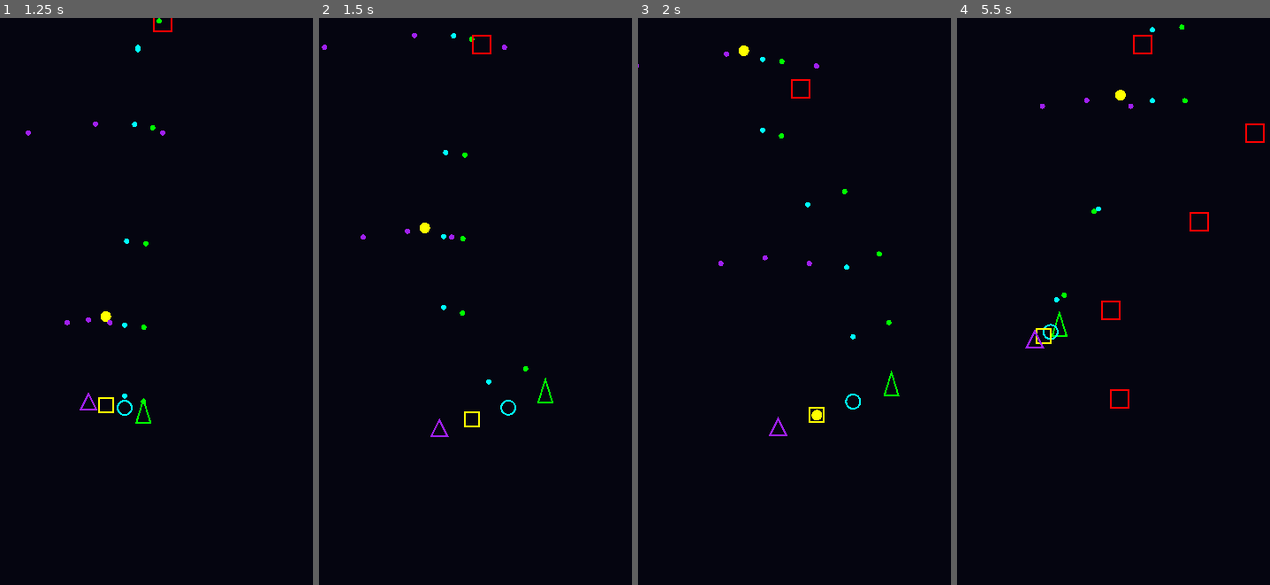
Above: before the commit, frames 1-4 (left to right).
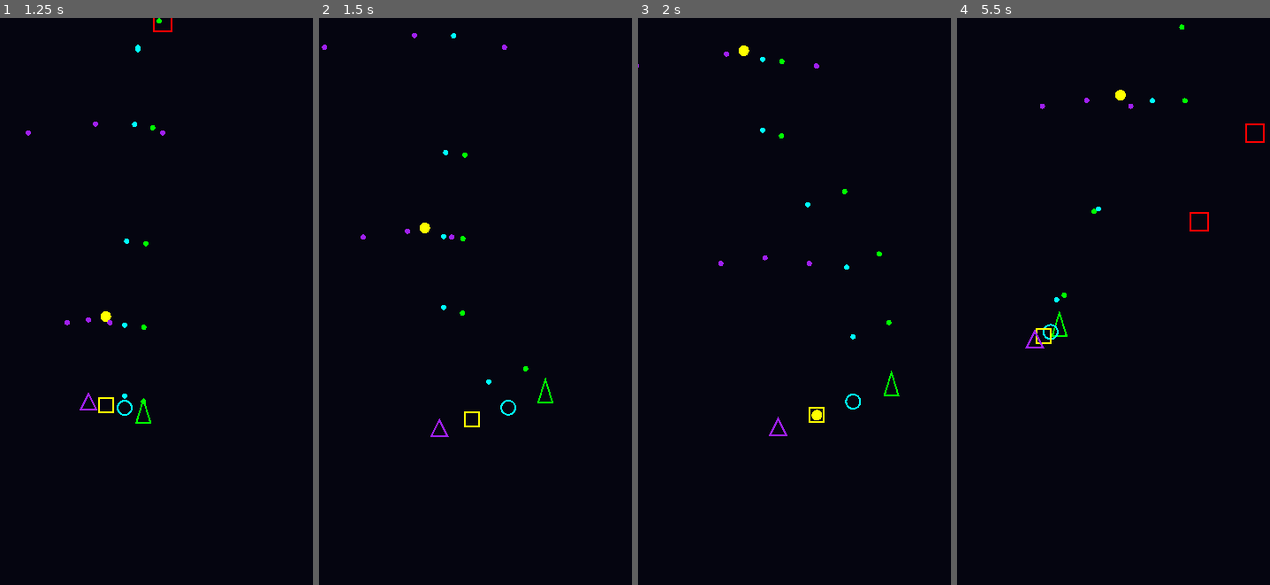
Above: after the commit, the same moments.

Repository: PPG11/NeonFormation
Game: Godot game, scene res://scenes/Main.tscn
The game is run twice, just before and just after one commit, with the same random seed, the same clock (stepped at 60 frames per second) and the same inputs.
Inputs (mouse positions are in pixels of both pictures, inside the frame that each line leads up to):
- Up to frame 1 (1.25 s): move the mouse to (143, 414) at 0.52 s
- Up to frame 2 (1.5 s): move the mouse to (572, 386) at 1.27 s
- Up to frame 3 (2 s): no input
- Up to frame 4 (5.5 s): move the mouse to (1019, 216) at 2.02 s; move the mouse to (1132, 301) at 2.77 s; move the mouse to (1069, 159) at 3.52 s; move the mouse to (1185, 273) at 4.27 s; move the mouse to (1054, 329) at 5.02 s

Frame 1 is identical in both runs. In frame 2, less than 0.1% of the frame differs, in the area x 48-56%, y 2-7%; in frame 3, less than 0.1%; in frame 4, 0.2%, in the area x 46-64%, y 1-69%.

Commit message:
feat(entities): refactor Bullet, Enemy, Player, and SnakeBody to use Area2D with collision shapes; enhance collision detection and monitoring

Diff:
--- a/scenes/entities/Bullet.tscn
+++ b/scenes/entities/Bullet.tscn
@@ -2,5 +2,13 @@
 
 [ext_resource type="Script" path="res://scripts/entities/Bullet.gd" id="1"]
 
+[sub_resource type="CircleShape2D" id="CircleShape2D_1"]
+radius = 3.0
+
 [node name="Bullet" type="Area2D"]
 script = ExtResource("1")
+collision_layer = 1
+collision_mask = 1
+
+[node name="CollisionShape2D" type="CollisionShape2D" parent="."]
+shape = SubResource("CircleShape2D_1")
--- a/scenes/entities/Enemy.tscn
+++ b/scenes/entities/Enemy.tscn
@@ -2,5 +2,13 @@
 
 [ext_resource type="Script" path="res://scripts/entities/Enemy.gd" id="1"]
 
+[sub_resource type="RectangleShape2D" id="RectangleShape2D_1"]
+size = Vector2(20, 20)
+
 [node name="Enemy" type="Area2D"]
 script = ExtResource("1")
+collision_layer = 1
+collision_mask = 1
+
+[node name="CollisionShape2D" type="CollisionShape2D" parent="."]
+shape = SubResource("RectangleShape2D_1")
--- a/scenes/entities/Player.tscn
+++ b/scenes/entities/Player.tscn
@@ -2,5 +2,13 @@
 
 [ext_resource type="Script" path="res://scripts/entities/Player.gd" id="1"]
 
+[sub_resource type="CircleShape2D" id="CircleShape2D_1"]
+radius = 10.0
+
 [node name="Player" type="CharacterBody2D"]
 script = ExtResource("1")
+collision_layer = 1
+collision_mask = 1
+
+[node name="CollisionShape2D" type="CollisionShape2D" parent="."]
+shape = SubResource("CircleShape2D_1")
--- a/scenes/entities/SnakeBody.tscn
+++ b/scenes/entities/SnakeBody.tscn
@@ -2,5 +2,13 @@
 
 [ext_resource type="Script" path="res://scripts/entities/SnakeBody.gd" id="1"]
 
-[node name="SnakeBody" type="Node2D"]
+[sub_resource type="CircleShape2D" id="CircleShape2D_1"]
+radius = 8.0
+
+[node name="SnakeBody" type="Area2D"]
 script = ExtResource("1")
+collision_layer = 1
+collision_mask = 1
+
+[node name="CollisionShape2D" type="CollisionShape2D" parent="."]
+shape = SubResource("CircleShape2D_1")
--- a/scripts/entities/Bullet.gd
+++ b/scripts/entities/Bullet.gd
@@ -5,8 +5,8 @@
 @export var damage: int = 10
 
 func _ready() -> void:
+	monitoring = true
 	area_entered.connect(_on_area_entered)
-	body_entered.connect(_on_body_entered)
 
 func _process(delta: float) -> void:
 	var dir := Vector2.UP.rotated(rotation)
@@ -16,11 +16,6 @@
 	draw_circle(Vector2.ZERO, 3.0, color)
 
 func _on_area_entered(area: Area2D) -> void:
-	if area.is_in_group("enemy") and area.has_method("take_damage"):
+	if area.has_method("take_damage"):
 		area.call("take_damage", damage)
 		queue_free()
-
-func _on_body_entered(body: Node) -> void:
-	if body.is_in_group("enemy") and body.has_method("take_damage"):
-		body.call("take_damage", damage)
-		queue_free()
--- a/scripts/entities/Enemy.gd
+++ b/scripts/entities/Enemy.gd
@@ -5,9 +5,11 @@
 
 var current_hp: int
 var _base_modulate: Color
+const SnakeBodyScript: Script = preload("res://scripts/entities/SnakeBody.gd")
 
 func _ready() -> void:
 	add_to_group("enemy")
+	monitoring = true
 	current_hp = max_hp
 	_base_modulate = modulate
 	var notifier := get_node_or_null("VisibleOnScreenNotifier2D") as VisibleOnScreenNotifier2D
@@ -15,6 +17,8 @@
 		notifier = VisibleOnScreenNotifier2D.new()
 		add_child(notifier)
 	notifier.screen_exited.connect(_on_screen_exited)
+	body_entered.connect(_on_body_entered)
+	area_entered.connect(_on_area_entered)
 
 func _process(delta: float) -> void:
 	global_position += Vector2.DOWN * speed * delta
@@ -27,6 +31,16 @@
 func _on_screen_exited() -> void:
 	queue_free()
 
+func _on_body_entered(body: Node) -> void:
+	if body is CharacterBody2D and body.has_method("die"):
+		body.call("die")
+		queue_free()
+
+func _on_area_entered(area: Area2D) -> void:
+	if area != null and area.get_script() == SnakeBodyScript:
+		area.queue_free()
+		queue_free()
+
 func take_damage(amount: int) -> void:
 	current_hp -= amount
 	modulate = Color.RED
--- a/scripts/entities/Player.gd
+++ b/scripts/entities/Player.gd
@@ -30,6 +30,10 @@
 	var points: PackedVector2Array = [p1, p2, p3, p1]
 	draw_polyline(points, Color.GREEN, 2.0)
 
+func die() -> void:
+	print("Game Over")
+	get_tree().reload_current_scene()
+
 func _on_shoot_timeout() -> void:
 	if bullet_scene == null:
 		return
--- a/scripts/entities/SnakeBody.gd
+++ b/scripts/entities/SnakeBody.gd
@@ -1,4 +1,4 @@
-extends Node2D
+extends Area2D
 
 enum ClassType { STRIKER, HEAVY, SPREAD }
 
